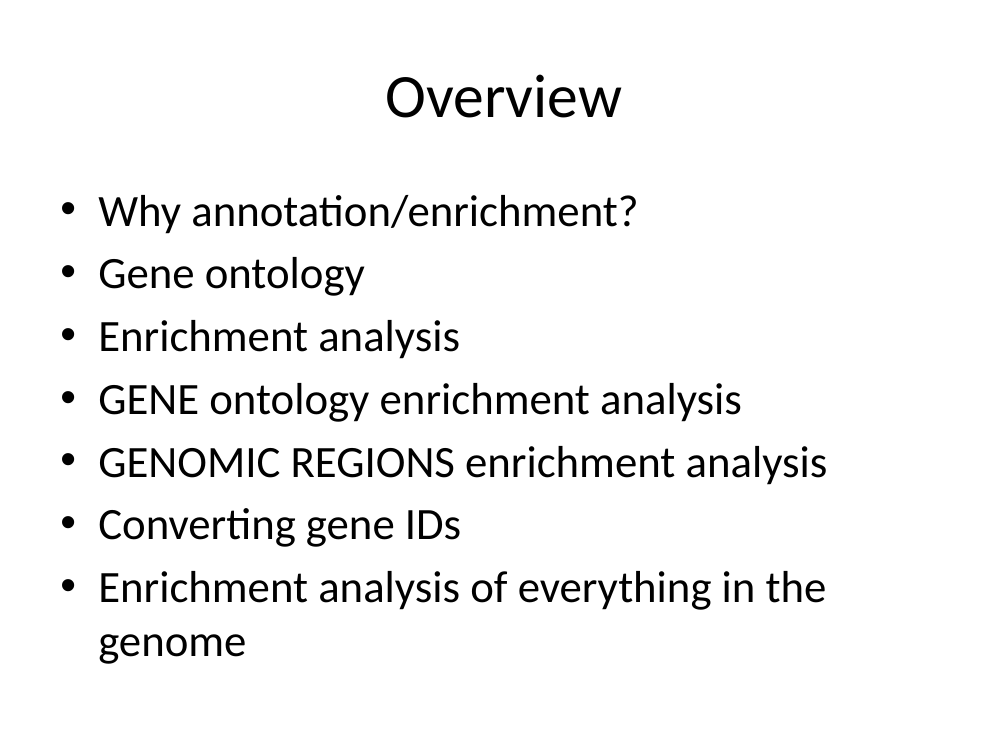
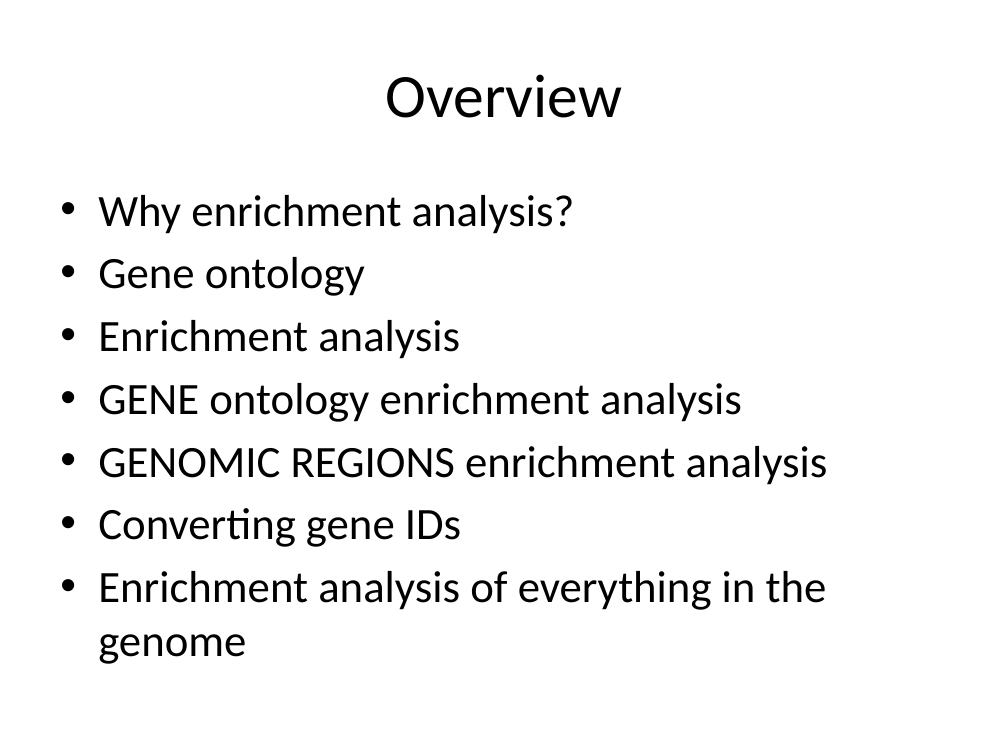
Before and after one commit to mdozmorov/ci-workshop, a slide deck: slide 2 of Slides/Annotation_and_enrichment.pptx. Drawn at 1008x756 pixels with LibreOffice and Linux fonts; fonts in the diff are those of the drawing. Boxes give left, top, right and bottom in pixels: in the first picture for what was removed or moved away, otherwise in the second. Text is boxed around its words. In the diff, an @@ line names an element or a change of style, - is before the commit and + after.

```diff
--- a/Slides/Annotation_and_enrichment.pptx
+++ b/Slides/Annotation_and_enrichment.pptx
@@ text at box(98, 195, 575, 234): text changed @@
-• Why annotation/enrichment?
+• Why enrichment analysis?
```
Also in this commit, not shown: 3 other slides changed, 2 other files.
